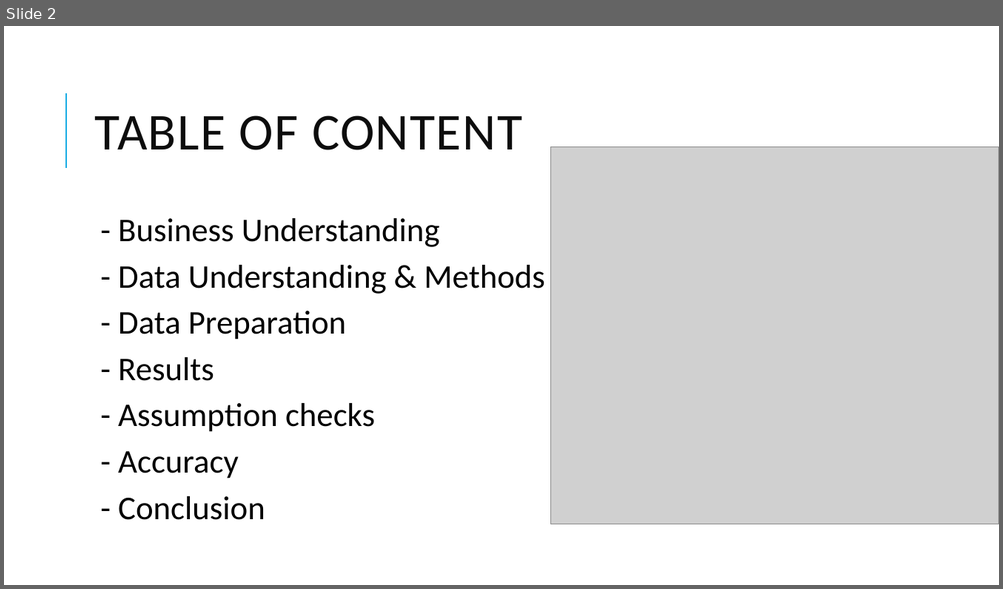
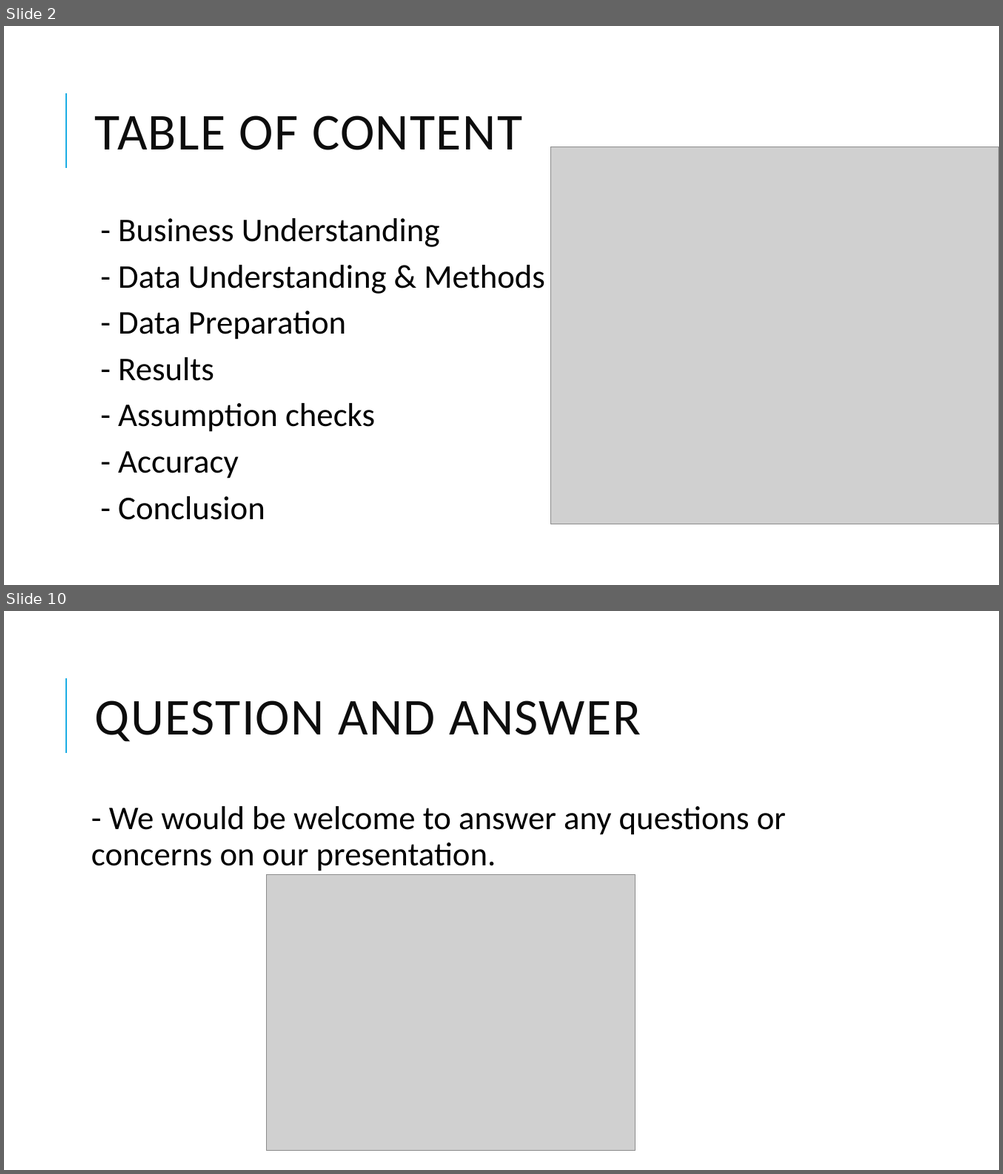
Before and after one commit to Coderunner98/Phase-2-project, a slide deck: House Pricing Analysis ppt.pptx. Shown one above the other, each under a label of ours: slide 2 before the commit, slides 2 and 10 after it; the slides between them are not shown. The pictures are 1003x589 and 1003x1174 pixels, drawn with LibreOffice and Linux fonts; fonts in the diff are those of the drawing; grey boxes stand for pictures. Boxes give left, top, right and bottom in pixels: in the first picture for what was removed or moved away, otherwise in the second. Text is boxed around its words. In the diff, an @@ line names an element or a change of style, - is before the commit and + after.

```diff
--- a/House Pricing Analysis ppt.pptx
+++ b/House Pricing Analysis ppt.pptx
@@ slide 10 added at [4, 611, 999, 1170], background #FFFFFF; not listed: 1 template element that a slide beside it also shows @@
@@ title added at [95, 701, 640, 742], 50 pt, text #0D0D0D @@
+QUESTION AND ANSWER
@@ text added at [91, 806, 785, 871], 32 pt, text #000000 @@
+- We would be welcome to answer any questions or concerns on our presentation.
@@ picture added at [267, 875, 635, 1151] @@
```
Also in this commit, not shown: 6 slides changed, 1 other slide added, 1 slide removed.
